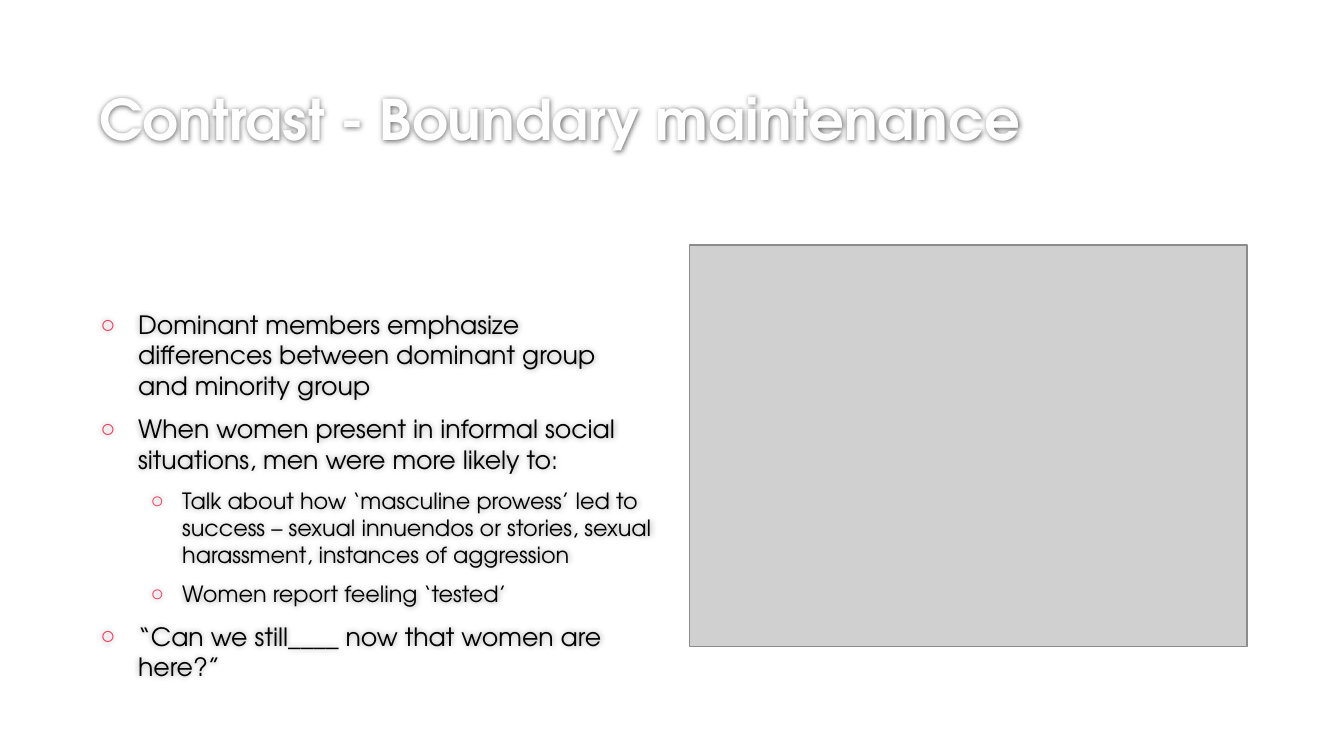
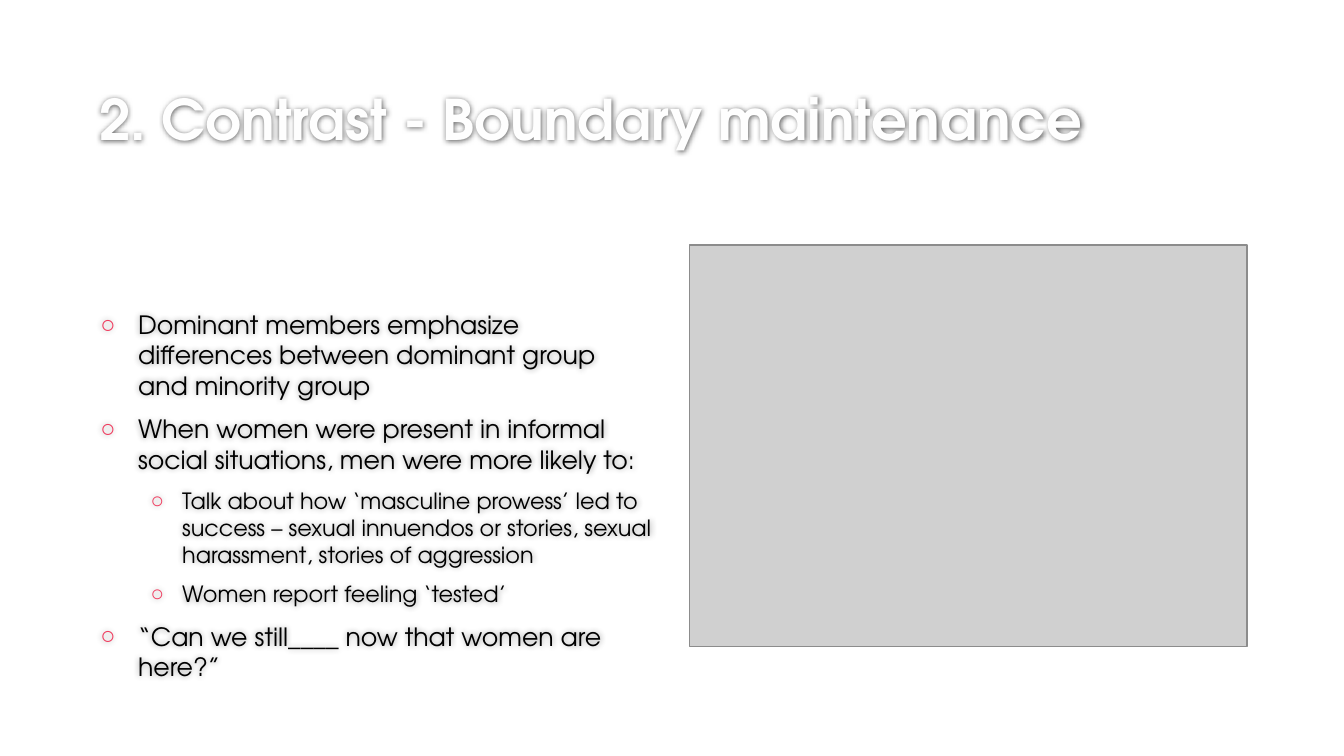
Before and after one commit to ekmaloney/soc490s, a slide deck: slide 11 of slides/march1.pptx. Drawn at 1344x756 pixels with LibreOffice and Linux fonts; fonts in the diff are those of the drawing; grey boxes stand for pictures; background and template pictures are left out. Boxes give left, top, right and bottom in pixels: in the first picture for what was removed or moved away, otherwise in the second. Text is boxed around its words. In the diff, an @@ line names an element or a change of style, - is before the commit and + after.

```diff
--- a/slides/march1.pptx
+++ b/slides/march1.pptx
@@ title at (x1=99, y1=96, x2=1082, y2=153): text changed @@
-Contrast - Boundary maintenance
+2. Contrast - Boundary maintenance
@@ text at (x1=138, y1=419, x2=651, y2=568): text changed @@
-○ When women present in informal social situations, men were more likely to:
-  ○ Talk about how ‘masculine prowess’ led to success – sexual innuendos or stories, sexual harassment, instances of aggression
+○ When women were present in informal social situations, men were more likely to:
+  ○ Talk about how ‘masculine prowess’ led to success – sexual innuendos or stories, sexual harassment, stories of aggression
```
Also in this commit, not shown: 8 other slides changed, 3 slides added, 1 slide removed, 11 other files.
